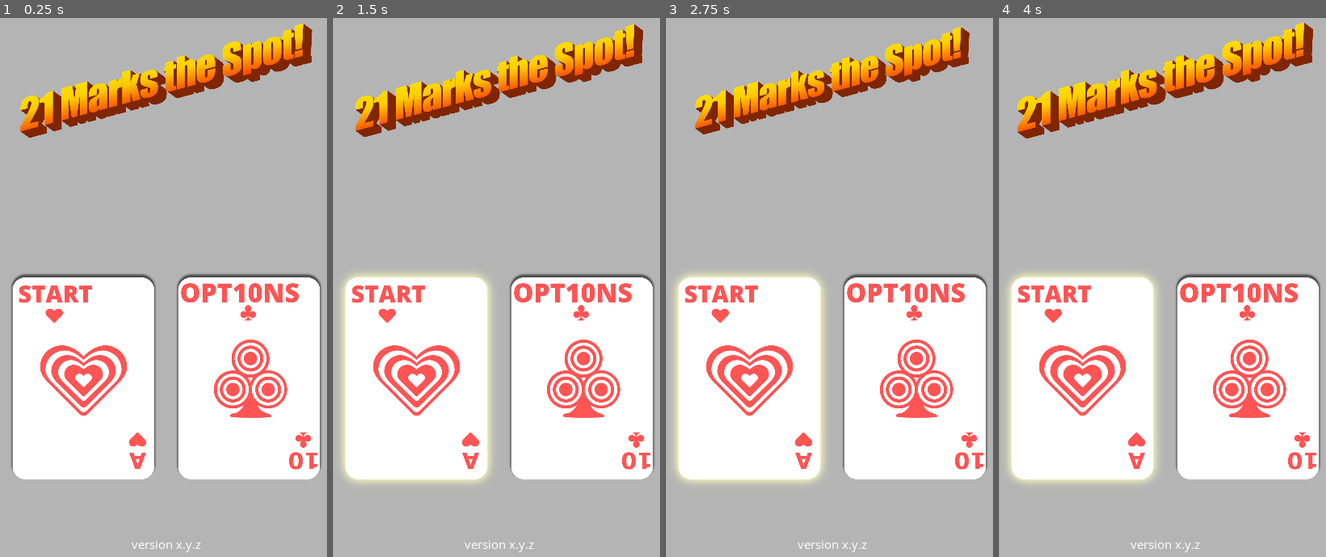
Above: before the commit, frames 1-4 (left to right).
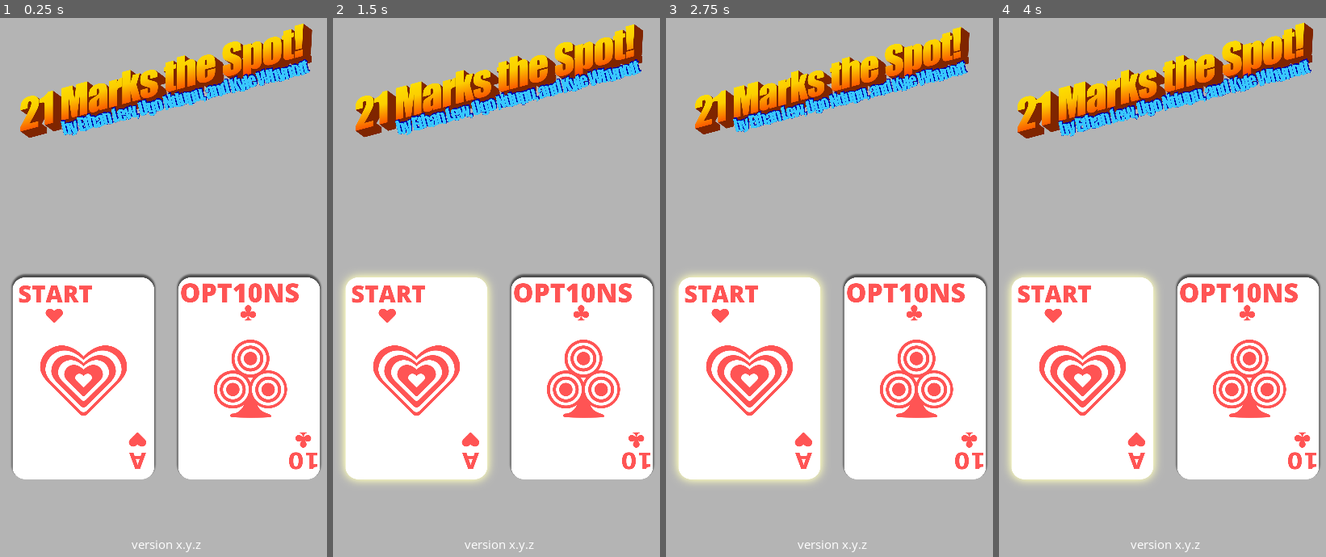
Above: after the commit, the same moments.

Repository: Kynot54/tic-tac-toe-21
Game: Godot game, scene res://title.tscn
Same seed, same stepped clock (60 frames per second), same inputs: the game is played once before the commit and once after it.
Inputs (mouse positions are in pixels of both pictures, inside the frame that each line leads up to):
- Up to frame 1 (0.25 s): no input
- Up to frame 2 (1.5 s): click (418, 379) at 0.5 s; click (418, 379) at 1.25 s
- Up to frame 3 (2.75 s): click (751, 379) at 2 s
- Up to frame 4 (4 s): no input

The runs differ from the first frame. In frame 1, 1.9% of the frame differs, in the area x 18-95%, y 7-22%; in frame 2, 1.8%; in frame 3, 1.7%; in frame 4, 1.9%, in the area x 18-96%, y 7-23%.

Commit message:
add subtitle

Diff:
--- a/title.tscn
+++ b/title.tscn
@@ -1,6 +1,6 @@
 [gd_scene load_steps=12 format=2]
 
-[ext_resource path="res://Assets/Images/logo.png" type="Texture" id=1]
+[ext_resource path="res://Assets/Images/logo-with-credit-subtitle.png" type="Texture" id=1]
 [ext_resource path="res://title.gd" type="Script" id=2]
 [ext_resource path="res://Assets/TitleTheme.tres" type="Theme" id=3]
 [ext_resource path="res://Assets/Images/options-card-glow.png" type="Texture" id=4]
@@ -162,10 +162,8 @@
 custom_constants/margin_bottom = 0
 
 [node name="Logo" type="TextureRect" parent="MainMenu/MarginContainer/MainMenuContainer/LogoMarginContainer"]
-margin_left = 56.0
-margin_top = 56.0
-margin_right = 924.0
-margin_bottom = 779.0
+margin_right = 980.0
+margin_bottom = 835.0
 size_flags_horizontal = 3
 size_flags_vertical = 3
 texture = ExtResource( 1 )
Binary file added: Assets/Images/logo-with-credit-subtitle.png
Not shown, added: Assets/Images/logo-with-credit-subtitle.png.import
